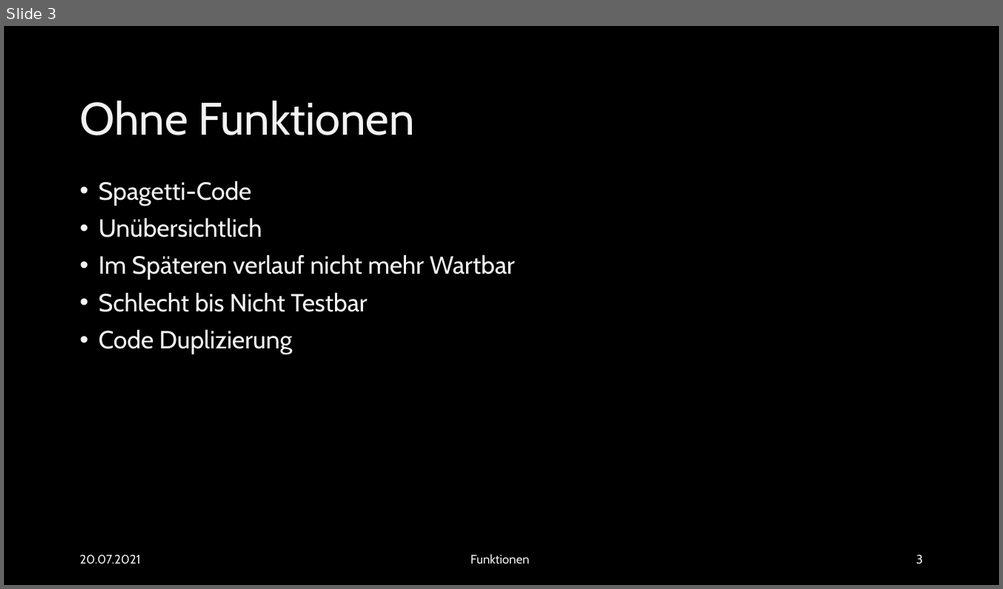
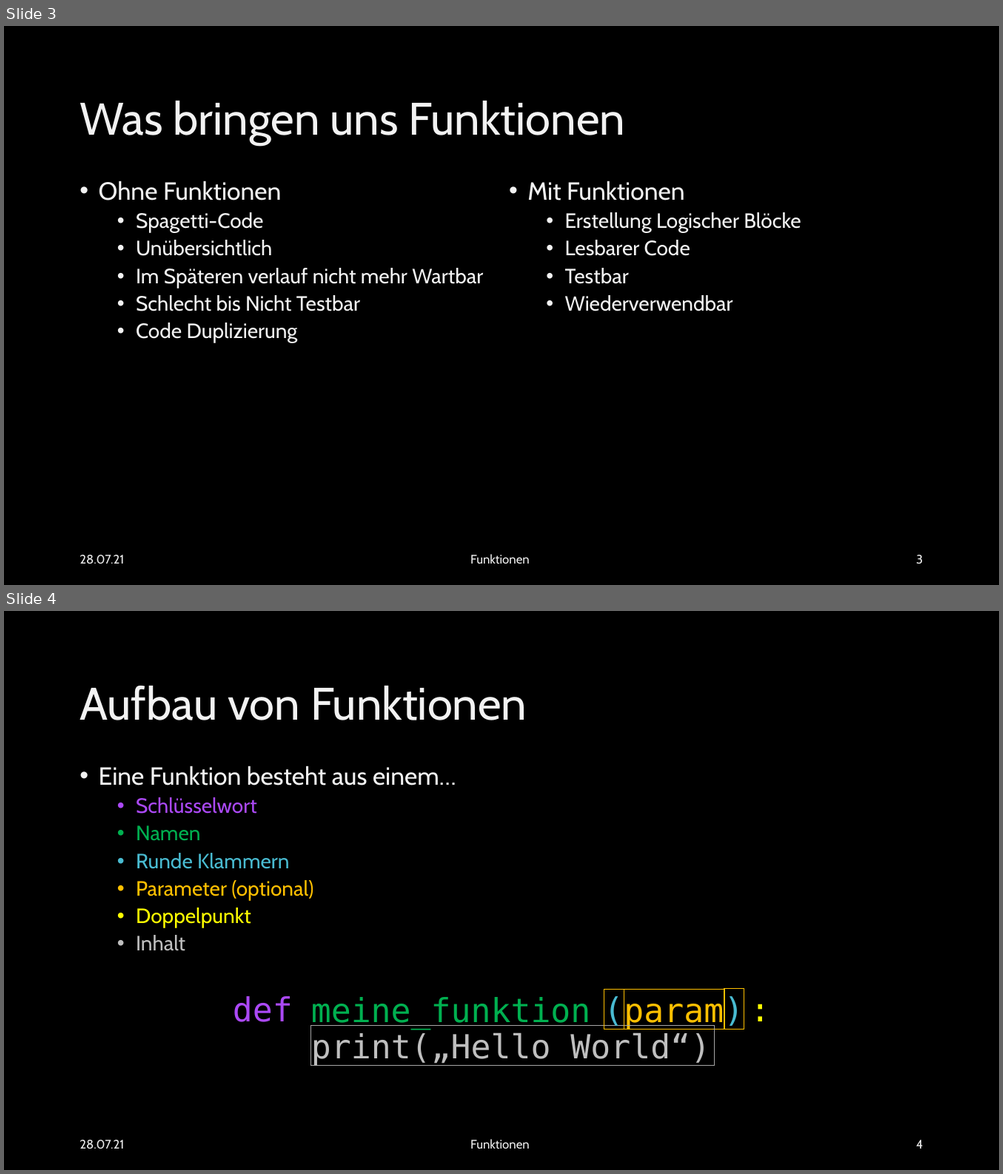
Before and after one commit to EsstBananeImEi/python_kurs, a slide deck: Materialien/Powerpoint/Einfuehrung in Funktionen.pptx. Shown one above the other, each under a label of ours: slide 3 before the commit, slides 3 and 4 after it. The pictures are 1003x589 and 1003x1174 pixels, drawn with LibreOffice and Linux fonts; fonts in the diff are those of the drawing; background and template pictures are left out. Boxes give left, top, right and bottom in pixels: in the first picture for what was removed or moved away, otherwise in the second. Text is boxed around its words. In the diff, an @@ line names an element or a change of style, - is before the commit and + after.

```diff
--- a/Materialien/Powerpoint/Einfuehrung in Funktionen.pptx
+++ b/Materialien/Powerpoint/Einfuehrung in Funktionen.pptx
@@ slide 4 added at (4, 611, 999, 1170), background picture (left out) @@
@@ title added at (79, 685, 526, 721), 44 pt, text #F2F2F2 @@
+Aufbau von Funktionen
@@ text added at (99, 766, 455, 951), 20 pt, text #F2F2F2 @@
+• Eine Funktion besteht aus einem…
+  • Schlüsselwort
+  • Namen
+  • Runde Klammern
+  • Parameter (optional)
+  • Doppelpunkt
+  • Inhalt
@@ group added at (233, 989, 770, 1066): 4 rectangles, 3 texts @@
+def
+meine_funktion
+param
+:
+print(„Hello World“)
+(
+)
@@ text added at (79, 1140, 124, 1150), 12 pt, text gradient #9E9E9E to #EDEDED to #FFFFFF @@
+28.07.21
@@ text added at (470, 1139, 529, 1149), 12 pt, text #F2F2F2 @@
+Funktionen
@@ page number added at (916, 1140, 922, 1149), 12 pt, text gradient #9E9E9E to #EDEDED to #FFFFFF @@
+4
@@ slide 3 changed as well @@
@@ title at (79, 100, 625, 145): text changed @@
-Ohne Funktionen
+Was bringen uns Funktionen
@@ text at (99, 181, 281, 201): paragraph added @@
+• Ohne Funktionen
@@ text added at (527, 181, 800, 312), 20 pt, text #F2F2F2 @@
+• Mit Funktionen
+  • Erstellung Logischer Blöcke
+  • Lesbarer Code
+  • Testbar
+  • Wiederverwendbar
@@ text at (136, 212, 483, 343): size 24 to 20 pt in "Spagetti-Code", "Unübersichtlich", "Im Späteren verlauf nicht mehr Wartbar", "Schlecht bis Nicht Testbar" and 1 more places; list level 1 to 2 in "Spagetti-Code"; list level 1 to 2 in "Unübersichtlich"; list level 1 to 2 in "Im Späteren verlauf nicht mehr ..."; list level 1 to 2 in "Schlecht bis Nicht Testbar"; list level 1 to 2 in "Code Duplizierung" @@
@@ text at (79, 555, 124, 565): text changed @@
-20.07.2021
+28.07.21
```
Also in this commit, not shown: 2 other slides changed, 4 other slides added, 1 slide removed, 6 other files.
